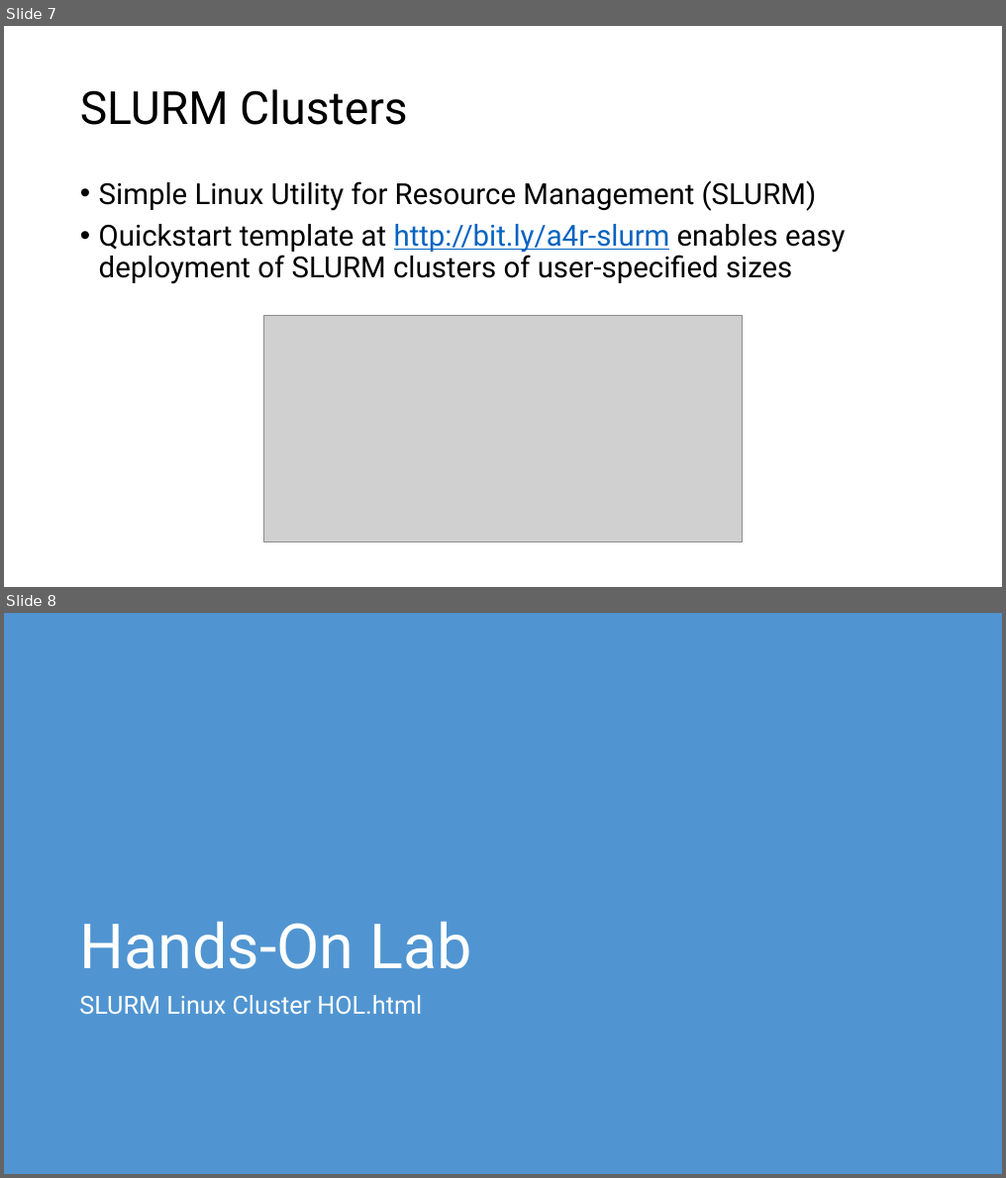
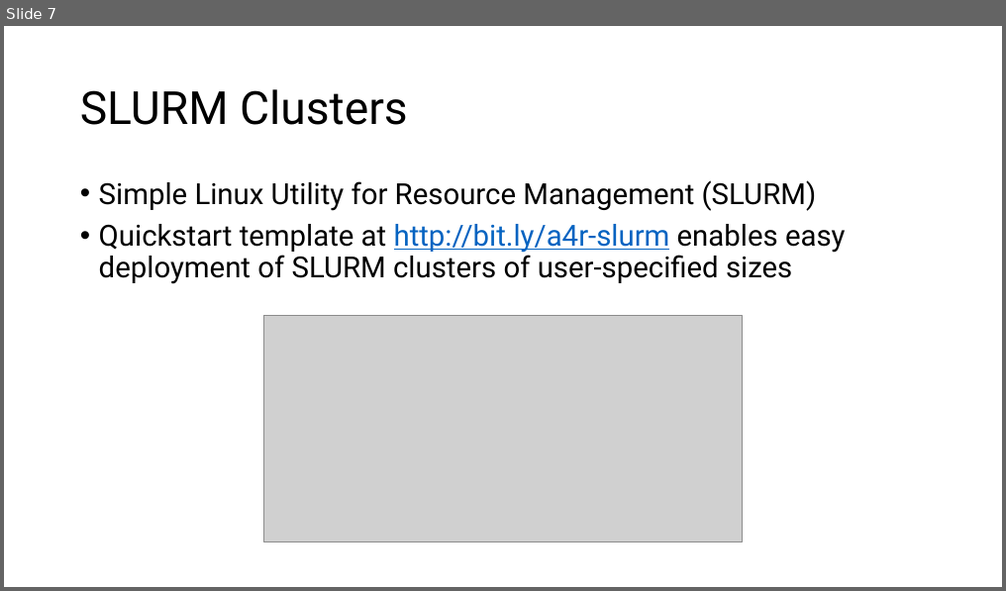
Before and after one commit to wi5nia/TechnicalCommunityContent, a slide deck: Big Data and Analytics/Azure HPC/Azure HPC.pptx. Shown one above the other, each under a label of ours: slides 7 and 8 before the commit, slide 7 after it. The pictures are 1006x1178 and 1006x591 pixels, drawn with LibreOffice and Linux fonts; fonts in the diff are those of the drawing; grey boxes stand for pictures. Boxes give left, top, right and bottom in pixels: in the first picture for what was removed or moved away, otherwise in the second. Text is boxed around its words. In the diff, an @@ line names an element or a change of style, - is before the commit and + after.

```diff
--- a/Big Data and Analytics/Azure HPC/Azure HPC.pptx
+++ b/Big Data and Analytics/Azure HPC/Azure HPC.pptx
@@ slide 8 removed at bbox=[4, 613, 1002, 1174], background #5095D1 @@
@@ title removed at bbox=[79, 921, 471, 969] @@
-Hands-On Lab
@@ text removed at bbox=[79, 995, 422, 1014] @@
-SLURM Linux Cluster HOL.html
```
Also in this commit, not shown: 4 other files.
